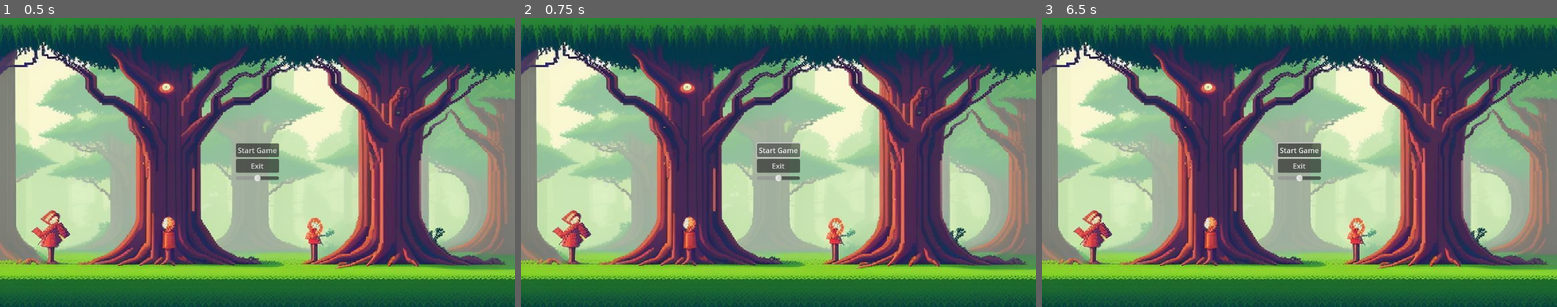
Above: before the commit, frames 1-3 (left to right).
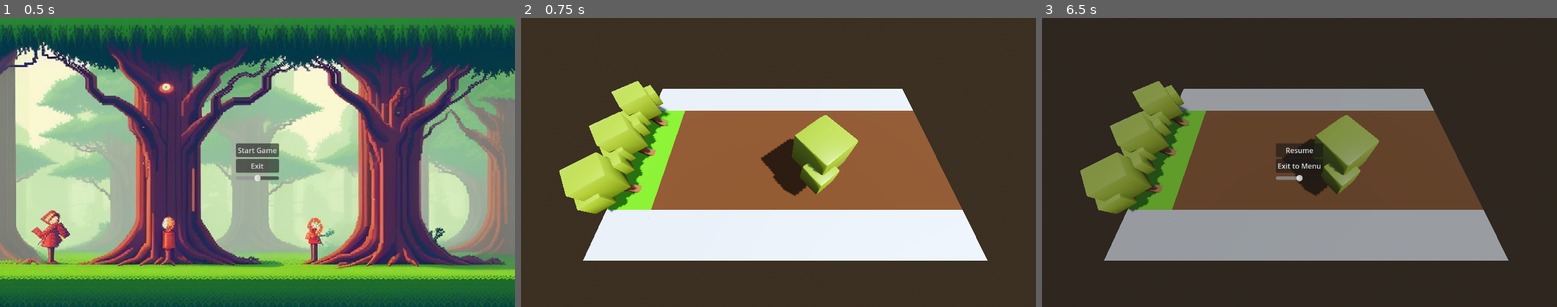
Above: after the commit, the same moments.

Repository: TheBoysJams/SeedsOfRenewal
Game: Godot game, scene res://UI/main_menu.tscn
Two runs of this game, one before a commit and one after it. Both use one fixed random seed, a clock stepped at 60 frames per second and the inputs below.
Inputs (mouse positions are in pixels of both pictures, inside the frame that each line leads up to):
- Up to frame 1 (0.5 s): no input
- Up to frame 2 (0.75 s): click "Start Game" at 0.5 s
- Up to frame 3 (6.5 s): click (1299, 150) at 1.25 s, where only the run before the commit has a clickable "Start Game"; click (1299, 150) at 2 s, where only the run before the commit has a clickable "Start Game"; tap Enter at 2.75, 4.25, 5.75 s; move the mouse to (1412, 148) at 2.77 s; click (1412, 148) at 2.85 s; tap Space at 3.5, 5 s; move the mouse to (1196, 176) at 3.52 s; right-click (1196, 176) at 3.6 s; move the mouse to (1351, 98) at 4.27 s; click (1351, 98) at 4.35 s; move the mouse to (1273, 220) at 5.02 s; right-click (1273, 220) at 5.1 s; move the mouse to (1454, 205) at 5.77 s; click (1454, 205) at 5.85 s; tap Escape (pause) at 6.4 s

Frame 1 is identical in both runs. In frame 2, 100% of the frame differs, in the area x 0-100%, y 0-100%; in frame 3, 98%.
Error after the commit: Invalid call. Nonexistent function 'GetTowerCost' in base 'Nil'. (res://player.gd:30)

Commit message:
Fix merge conflicts

Diff:
--- a/RenewalTreeDefence/Levels/prototype_level.tscn
+++ b/RenewalTreeDefence/Levels/prototype_level.tscn
@@ -1,13 +1,11 @@
 [gd_scene load_steps=10 format=3 uid="uid://bivvk3fq6tihm"]
 
+[ext_resource type="Script" path="res://prototype_level.gd" id="1_jk0m5"]
 [ext_resource type="MeshLibrary" uid="uid://ckuhs5fq2ae2g" path="res://Tiles/tiles.tres" id="1_myrcv"]
 [ext_resource type="PackedScene" uid="uid://bq4slw2comdvs" path="res://player.tscn" id="2_o6oum"]
-[ext_resource type="PackedScene" uid="uid://d3g2gcq604vvv" path="res://Towers/tower_manager.tscn" id="3_i8pec"]
+[ext_resource type="PackedScene" uid="uid://d3g2gcq604vvv" path="res://Assets/Meshes/Tree_1.gltf" id="3_i8pec"]
 [ext_resource type="PackedScene" uid="uid://b1lyxto4b02y8" path="res://Towers/tree.tscn" id="4_bkccc"]
-[ext_resource type="Script" path="res://Towers/TowerInfo.gd" id="5_o1k0l"]
-[ext_resource type="Script" path="res://prototype_level.gd" id="1_jk0m5"]
-
-
+[ext_resource type="PackedScene" uid="uid://cm4gkchemv2ui" path="res://UI/pause_menu.tscn" id="6_yc7nx"]
 
 [sub_resource type="ProceduralSkyMaterial" id="ProceduralSkyMaterial_m6v85"]
 sky_horizon_color = Color(0.64625, 0.65575, 0.67075, 1)
@@ -21,11 +19,6 @@
 sky = SubResource("Sky_rdv7s")
 tonemap_mode = 2
 glow_enabled = true
-
-[sub_resource type="Resource" id="Resource_wxuhk"]
-script = ExtResource("5_o1k0l")
-Scene = ExtResource("4_bkccc")
-Cost = 2
 
 [node name="PrototypeLevel" type="Node3D"]
 script = ExtResource("1_jk0m5")
@@ -52,7 +45,6 @@
 
 [node name="TowerManager" parent="Player" instance=ExtResource("3_i8pec")]
 transform = Transform3D(-2.98405e-08, -7.39423e-09, -1, -0.882447, 0.470411, 2.28543e-08, 0.470411, 0.882447, -2.05623e-08, 3.49589, -0.630721, -17.1994)
-towers = Array[ExtResource("5_o1k0l")]([SubResource("Resource_wxuhk")])
 
 [node name="Tree" parent="Player/TowerManager" instance=ExtResource("4_bkccc")]
 transform = Transform3D(1, 0, 0, 0, 1, 0, 0, 0, 1, -6, -0.262905, 16.9541)
@@ -61,7 +53,8 @@
 transform = Transform3D(1, 0, 0, 0, 1, 0, 0, 0, 1, -2, -0.263, 16.954)
 
 [node name="Tree3" parent="Player/TowerManager" instance=ExtResource("4_bkccc")]
+process_mode = 2
 transform = Transform3D(1, 0, 0, 0, 1, 0, 0, 0, 1, 2, -0.263, 16.954)
 
-[node name="PauseMenu" parent="." instance=ExtResource("5_tavmd")]
+[node name="PauseMenu" parent="." instance=ExtResource("6_yc7nx")]
 process_mode = 2
